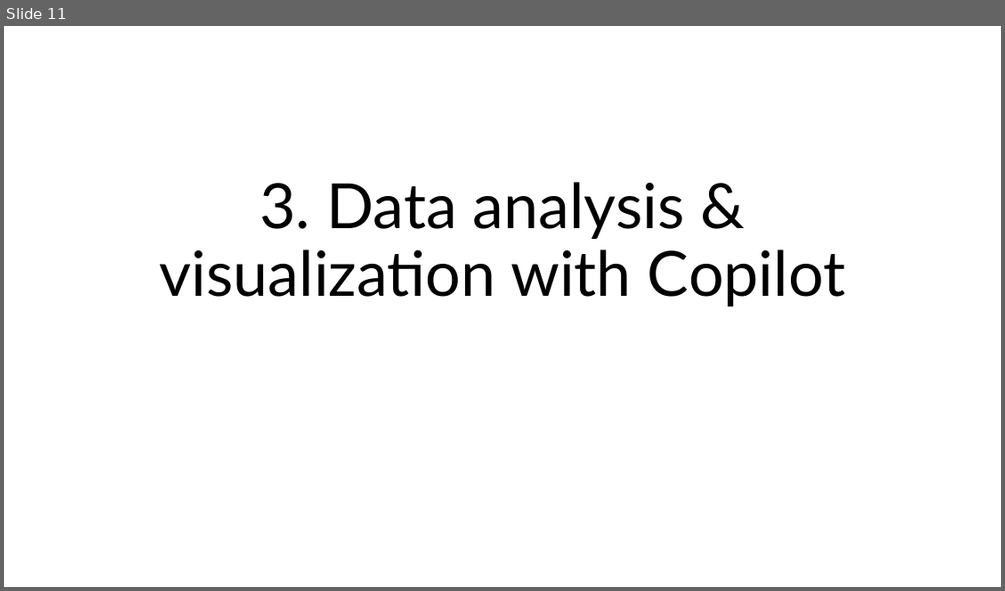
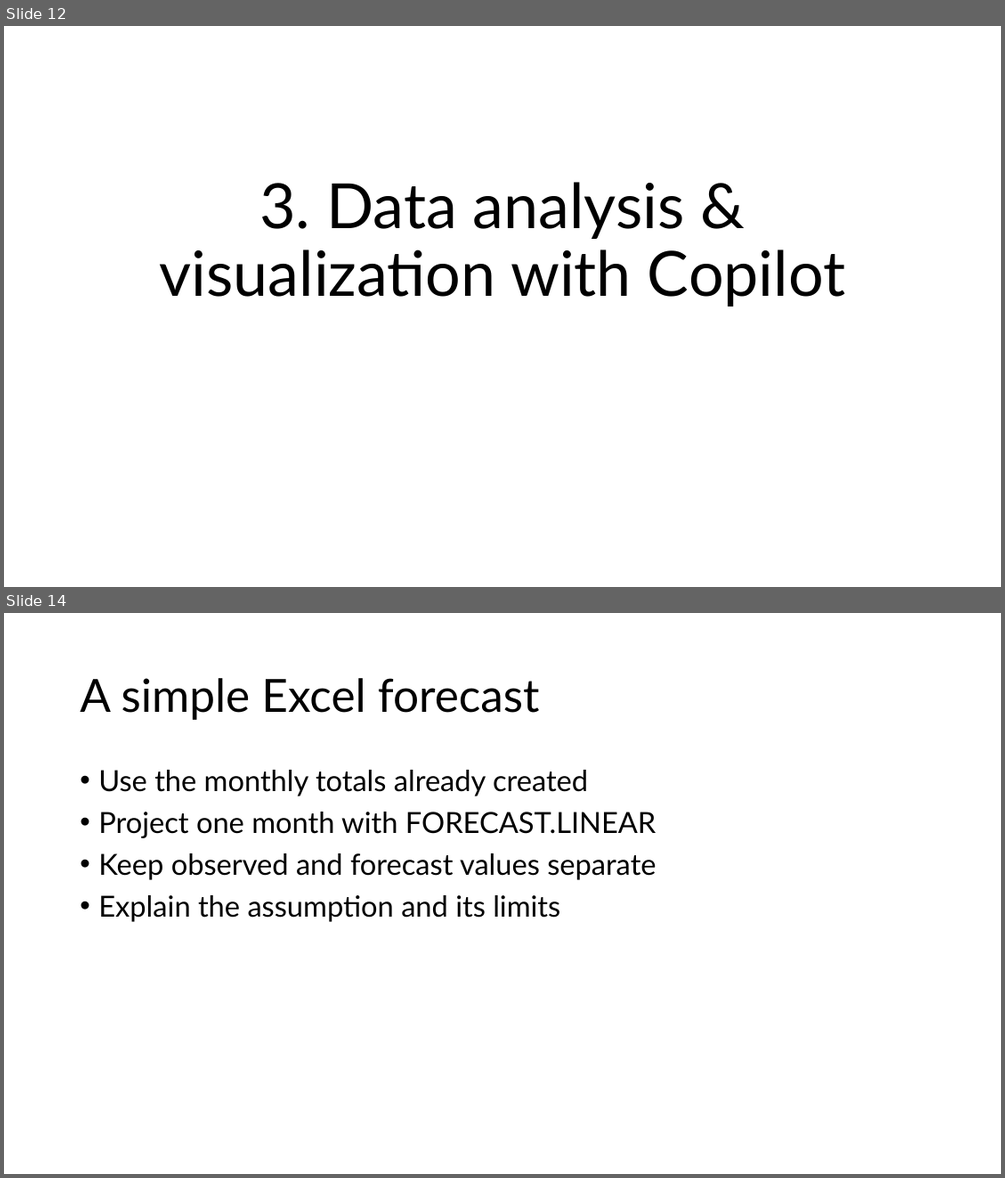
Before and after one commit to stringfestdata/complianceiq-intro-to-copilot-in-excel, a slide deck: complianceiq-intro-to-copilot-in-excel.pptx. Shown one above the other, each under a label of ours: slide 11 before the commit, slides 12 and 14 after it; the slides between them are not shown. The pictures are 1005x591 and 1005x1178 pixels, drawn with LibreOffice and Linux fonts; fonts in the diff are those of the drawing. Boxes give left, top, right and bottom in pixels: in the first picture for what was removed or moved away, otherwise in the second. Text is boxed around its words. In the diff, an @@ line names an element or a change of style, - is before the commit and + after.

```diff
--- a/complianceiq-intro-to-copilot-in-excel.pptx
+++ b/complianceiq-intro-to-copilot-in-excel.pptx
@@ slide 14 added at (4,613,1001,1174), background #FFFFFF @@
@@ title added at (80,678,540,720), 44 pt, text #000000 @@
+A simple Excel forecast
@@ text added at (98,770,655,922), 28 pt, text #000000 @@
+• Use the monthly totals already created
+• Project one month with FORECAST.LINEAR
+• Keep observed and forecast values separate
+• Explain the assumption and its limits
@@ what was slide 11 is now slide 12 @@
```
Also in this commit, not shown: 7 slides changed, 4 other slides added, 2 slides removed, 6 other files.
